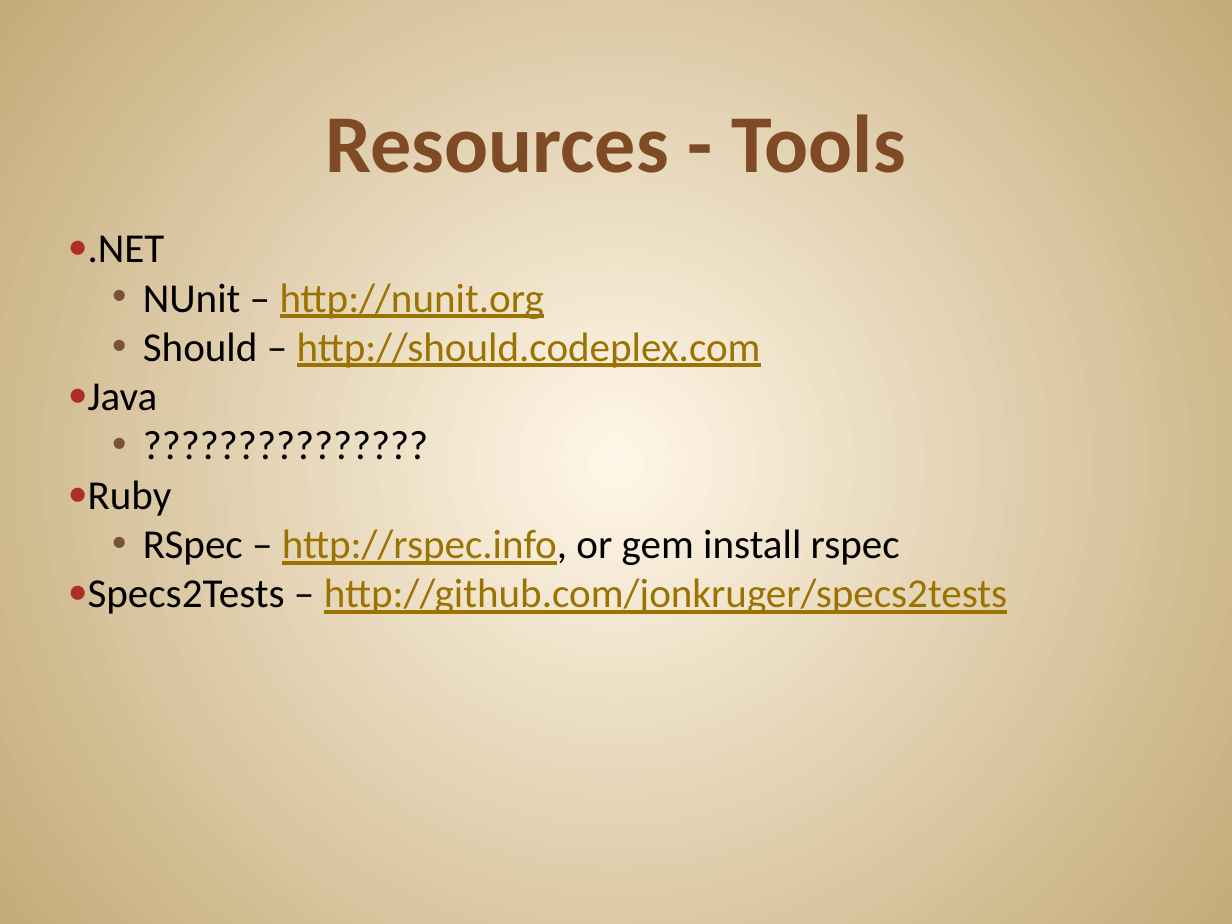
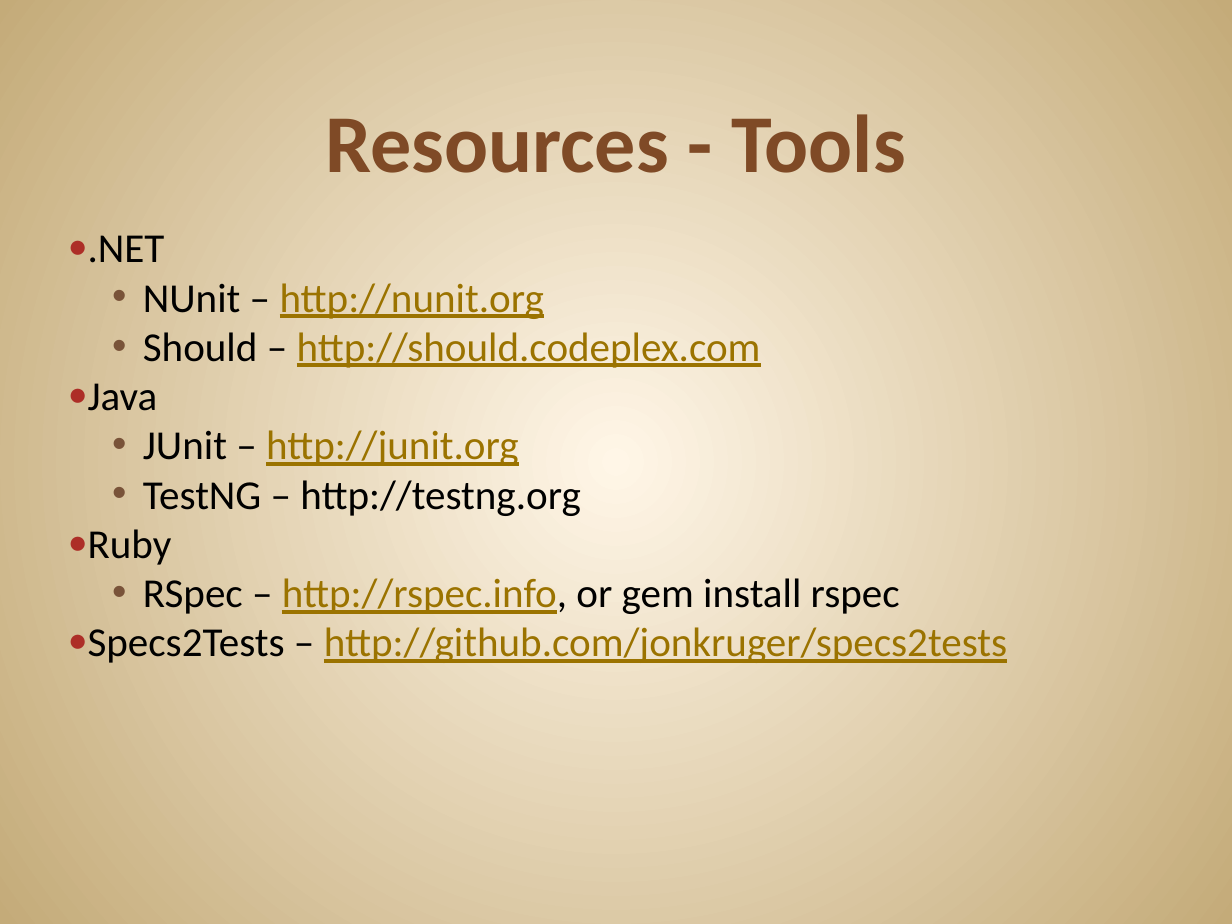
Before and after one commit to JonKruger/TDD-In-Action, a slide deck: slide 30 of TDD In Action.pptx. Drawn at 1232x924 pixels with LibreOffice and Linux fonts; fonts in the diff are those of the drawing. Boxes give left, top, right and bottom in pixels: in the first picture for what was removed or moved away, otherwise in the second. Text is boxed around its words. In the diff, an @@ line names an element or a change of style, - is before the commit and + after.

Commit message:
added java test framework info

```diff
--- a/TDD In Action.pptx
+++ b/TDD In Action.pptx
@@ text at bbox=[143, 430, 580, 516]: text changed @@
-  • ???????????????
+  • JUnit – http://junit.org
+  • TestNG – http://testng.org
```
Also in this commit, not shown: 1 other slide changed.
